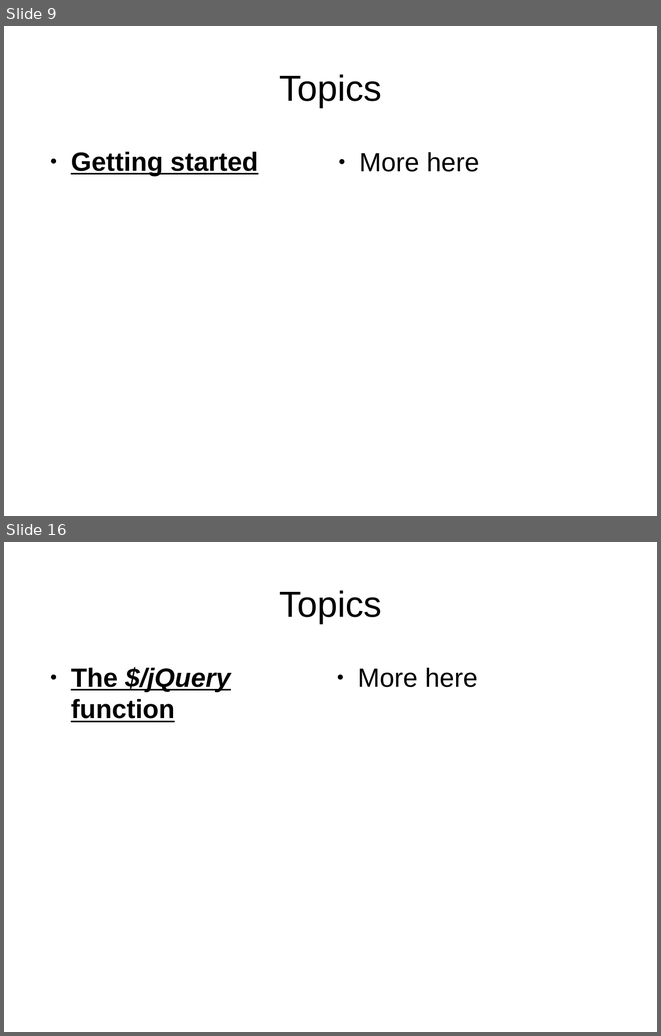
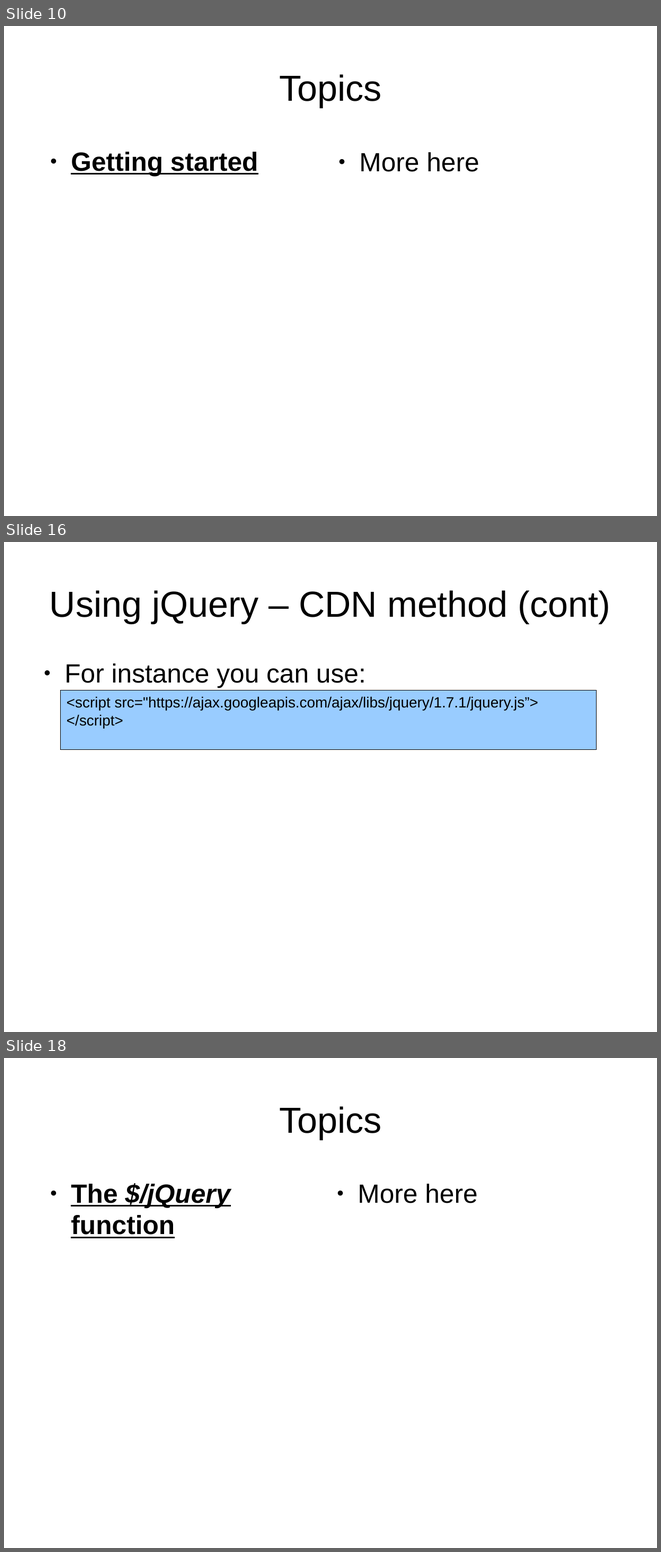
Before and after one commit to veltzer/demos, a slide deck: javascript/jquery/doc/jquery.odp. Shown one above the other, each under a label of ours: slides 9 and 16 before the commit, slides 10, 16 and 18 after it; the slides between them are not shown. The pictures are 661x1036 and 661x1552 pixels, drawn with LibreOffice and Linux fonts; fonts in the diff are those of the drawing. Boxes give left, top, right and bottom in pixels: in the first picture for what was removed or moved away, otherwise in the second. Text is boxed around its words. In the diff, an @@ line names an element or a change of style, - is before the commit and + after.

```diff
--- a/javascript/jquery/doc/jquery.odp
+++ b/javascript/jquery/doc/jquery.odp
@@ slide 16 added at [4, 542, 657, 1032], background #FFFFFF @@
@@ title added at [50, 590, 610, 623], 44 pt, text #000000 @@
+Using jQuery – CDN method (cont)
@@ text added at [64, 663, 366, 688], 32 pt, text #000000 @@
+● For instance you can use:
@@ rectangle added at [61, 690, 597, 749], fill #99CCFF, outline #000000 0 pt, 18 pt, text #000000 @@
+<script src="https://ajax.googleapis.com/ajax/libs/jquery/1.7.1/jquery.js”>
+</script>
@@ what was slide 9 is now slide 10 @@
@@ what was slide 16 is now slide 18 @@
```
Also in this commit, not shown: 9 slides changed, 1 other slide added, 16 other files.
